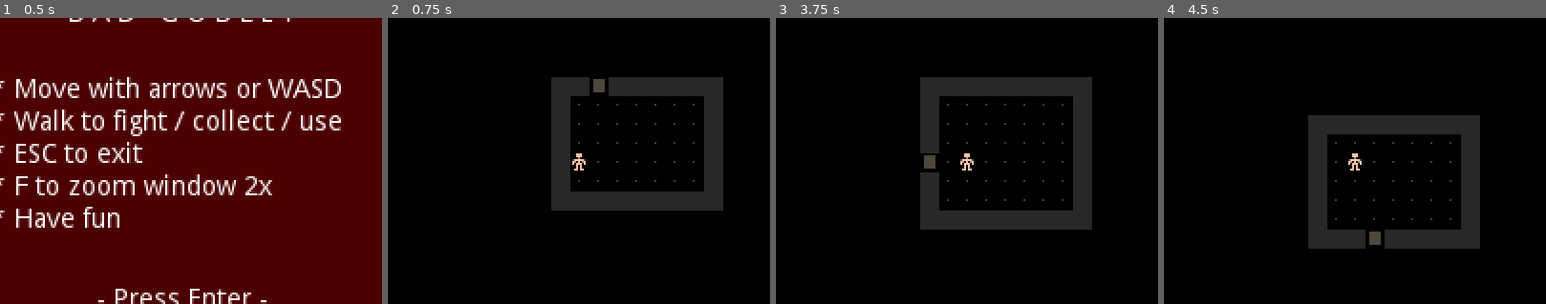
Above: before the commit, frames 1-4 (left to right).
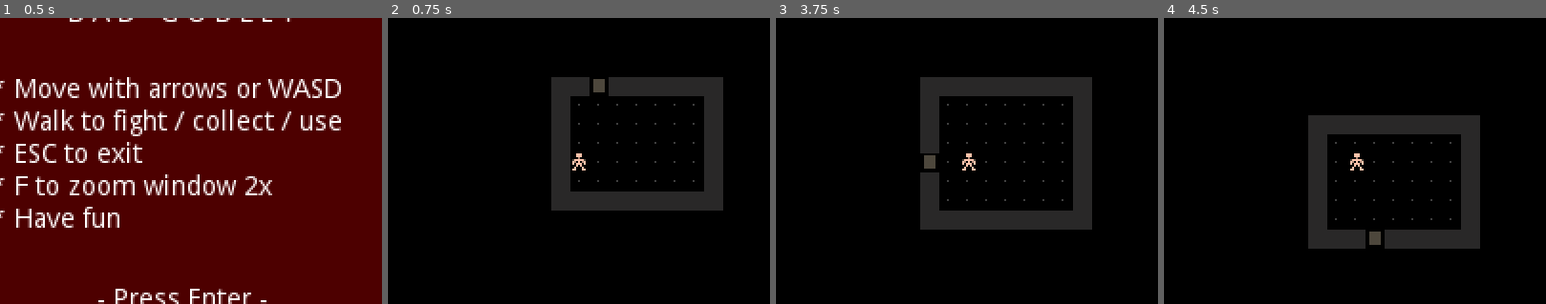
Above: after the commit, the same moments.

Repository: Boyquotes/godot-rl
Game: Godot game, scene res://Game.tscn
Two runs of this game, one before a commit and one after it. Both use one fixed random seed, a clock stepped at 60 frames per second and the inputs below.
Inputs:
- Up to frame 1 (0.5 s): no input
- Up to frame 2 (0.75 s): tap Enter (Start) at 0.5, 0.6 s; hold Right (Right) from 0.53 s (still down)
- Up to frame 3 (3.75 s): tap Enter (Start) at 1.25, 2, 2.1, 2.75, 3.5, 3.6 s; release Right (Right) at 1.28 s; hold Down (Down) 1.28-2.03 s; tap F (Zoom) at 1.35, 2.85 s; hold Right (Right) 2.03-2.78 s; hold Up (Up) 2.78-3.53 s; hold Left (Left) from 3.53 s (still down)
- Up to frame 4 (4.5 s): keep holding Left (Left); tap Enter (Start) at 4.25 s; tap F (Zoom) at 4.35 s
The pictures show only the part of the screen within x 26-76%, y 26-76%; the shares and areas given below are measured in that part.

Frame 1 is identical in both runs. In frame 2, less than 0.1% of the frame differs, in the area x 48-52%, y 52-54%; in frame 3, 0.1%, in the area x 48-53%, y 47-54%; in frame 4, 0.1%.

Commit message:
animation playback

Diff:
--- a/Game.gd
+++ b/Game.gd
@@ -36,6 +36,7 @@
 onready var tile_map = $TileMap
 onready var visibility_map = $VisibilityMap
 onready var player = $Player
+onready var player_anims = $Player/PlayerAnims
 onready var sound_walk = $Player/SoundWalk
 onready var sound_door = $Player/SoundDoor
 onready var sound_ladder = $Player/SoundLadder
@@ -125,13 +126,24 @@
 			player_tile = Vector2(x, y)
 			# play walk sound
 			play_sfx(sound_walk, 0.8, 1)
+			# anim
+			if dx < 0:
+				player.set_flip_h(true)
+			else:
+				player.set_flip_h(false)
+			player_anims.play("PlayerWalk")
 
 		# if door, turn it into floor to "open"
 		Tile.Door:
-
 			set_tile(x, y, Tile.Floor)
 			# play door open sound
 			play_sfx(sound_door, 0.9, 1)
+			# anim
+			if dx < 0:
+				player.set_flip_h(true)
+			else:
+				player.set_flip_h(false)
+			player_anims.play("OpenDoor")
 
 		# if ladder, increase level count, add score, etc.
 		Tile.Ladder:
--- a/Game.tscn
+++ b/Game.tscn
@@ -153,6 +153,38 @@
 1/shapes = [  ]
 1/z_index = 0
 
+[sub_resource type="Animation" id=7]
+resource_name = "OpenDoor"
+tracks/0/type = "value"
+tracks/0/path = NodePath(".:region_rect")
+tracks/0/interp = 1
+tracks/0/loop_wrap = true
+tracks/0/imported = false
+tracks/0/enabled = true
+tracks/0/keys = {
+"times": PoolRealArray( 0, 0.1, 0.2 ),
+"transitions": PoolRealArray( 1, 1, 1 ),
+"update": 1,
+"values": [ Rect2( 40, 50, 10, 10 ), Rect2( 50, 50, 10, 10 ), Rect2( 0, 50, 10, 10 ) ]
+}
+
+[sub_resource type="Animation" id=6]
+resource_name = "PlayerWalk"
+length = 0.2
+step = 0.02
+tracks/0/type = "value"
+tracks/0/path = NodePath(".:region_rect")
+tracks/0/interp = 1
+tracks/0/loop_wrap = true
+tracks/0/imported = false
+tracks/0/enabled = true
+tracks/0/keys = {
+"times": PoolRealArray( 0, 0.04, 0.08, 0.12, 0.16, 0.2 ),
+"transitions": PoolRealArray( 1, 1, 1, 1, 1, 1 ),
+"update": 1,
+"values": [ Rect2( 0, 50, 10, 10 ), Rect2( 10, 50, 10, 10 ), Rect2( 20, 50, 10, 10 ), Rect2( 30, 50, 10, 10 ), Rect2( 0, 50, 10, 10 ), Rect2( 0, 50, 10, 10 ) ]
+}
+
 [node name="Game" type="Node2D"]
 script = ExtResource( 2 )
 
@@ -177,7 +209,7 @@
 texture = ExtResource( 1 )
 centered = false
 region_enabled = true
-region_rect = Rect2( 0, 0, 10, 10 )
+region_rect = Rect2( 0, 50, 10, 10 )
 
 [node name="Camera2D" type="Camera2D" parent="Player"]
 visible = false
@@ -195,6 +227,10 @@
 
 [node name="SoundLadder" type="AudioStreamPlayer2D" parent="Player"]
 stream = ExtResource( 6 )
+
+[node name="PlayerAnims" type="AnimationPlayer" parent="Player"]
+anims/OpenDoor = SubResource( 7 )
+anims/PlayerWalk = SubResource( 6 )
 
 [node name="CanvasLayer" type="CanvasLayer" parent="."]
 
Not shown: 1 places in Game.tscn that only renumber resources
Binary file changed: img/tileset.png
